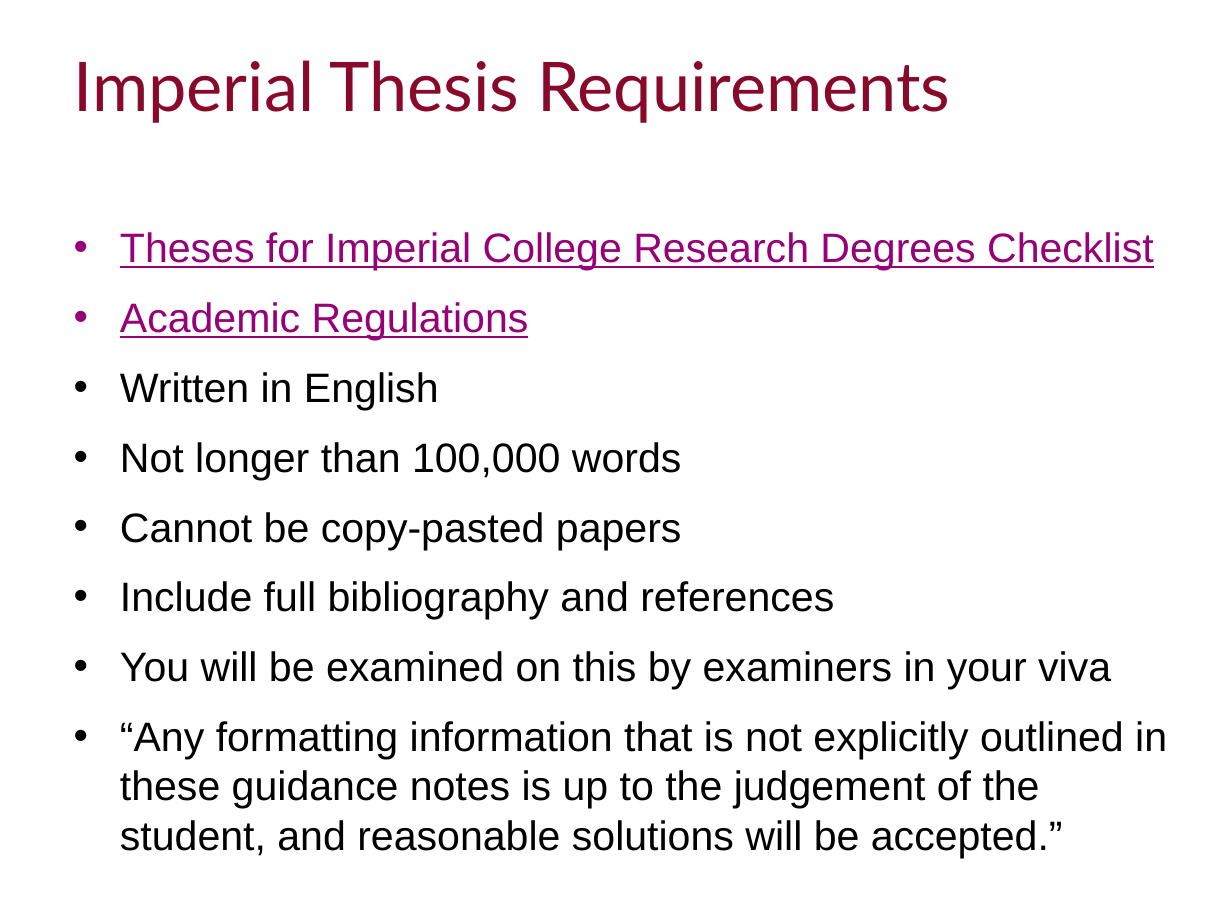
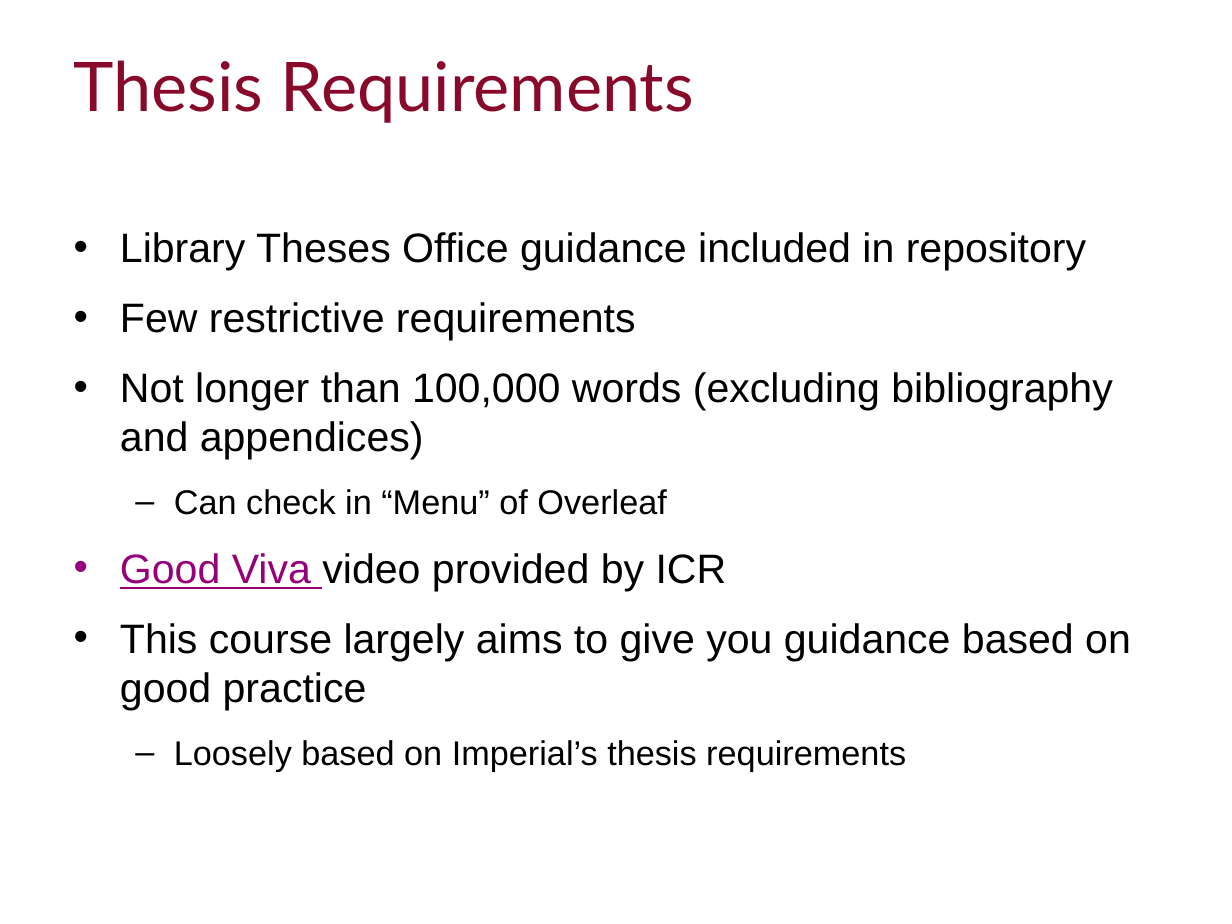
Before and after one commit to ImperialCollegeLondon/RCDS-writing-theses-in-latex, a slide deck: slide 5 of Writing Theses in Latex Slides.pptx. Drawn at 1232x924 pixels with LibreOffice and Linux fonts; fonts in the diff are those of the drawing; background and template pictures are left out. Boxes give left, top, right and bottom in pixels: in the first picture for what was removed or moved away, otherwise in the second. Text is boxed around its words. In the diff, an @@ line names an element or a change of style, - is before the commit and + after.

```diff
--- a/Writing Theses in Latex Slides.pptx
+++ b/Writing Theses in Latex Slides.pptx
@@ title at box(74, 60, 694, 123): text changed @@
-Imperial Thesis Requirements
+Thesis Requirements
@@ text at box(120, 232, 1131, 771): text changed @@
-• Theses for Imperial College Research Degrees Checklist
-• Academic Regulations
-• Written in English
-• Not longer than 100,000 words
-• Cannot be copy-pasted papers
-• Include full bibliography and references
-• You will be examined on this by examiners in your viva
-• “Any formatting information that is not explicitly outlined in these guidance notes is up to the judgement of the student, and reasonable solutions will be accepted.”
+• Library Theses Office guidance included in repository
+• Few restrictive requirements
+• Not longer than 100,000 words (excluding bibliography and appendices)
+  – Can check in “Menu” of Overleaf
+• Good Viva video provided by ICR
+• This course largely aims to give you guidance based on good practice
+  – Loosely based on Imperial’s thesis requirements
```
Also in this commit, not shown: 9 other slides changed, 1 slide added, 4 slides removed, 3 other files.
